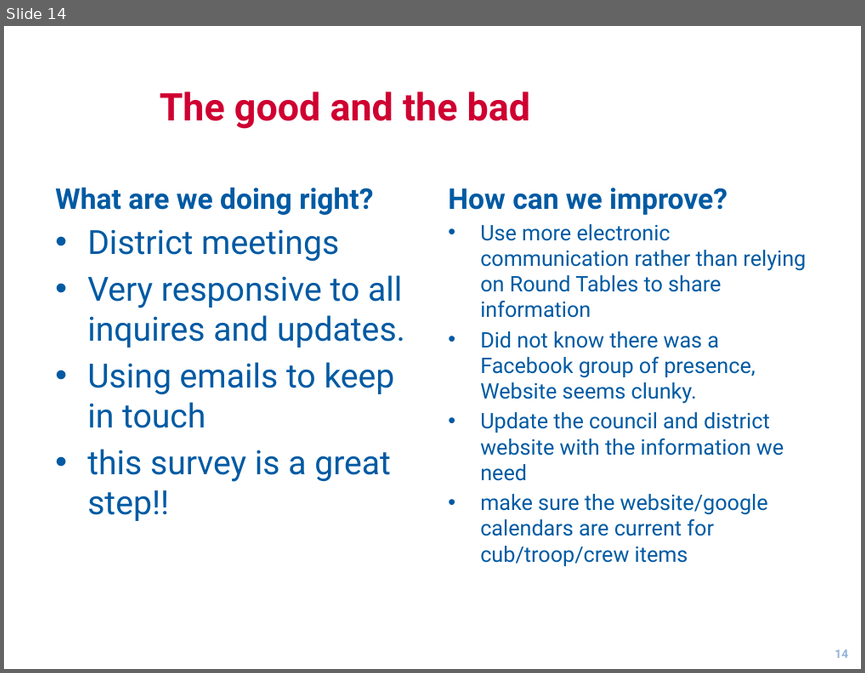
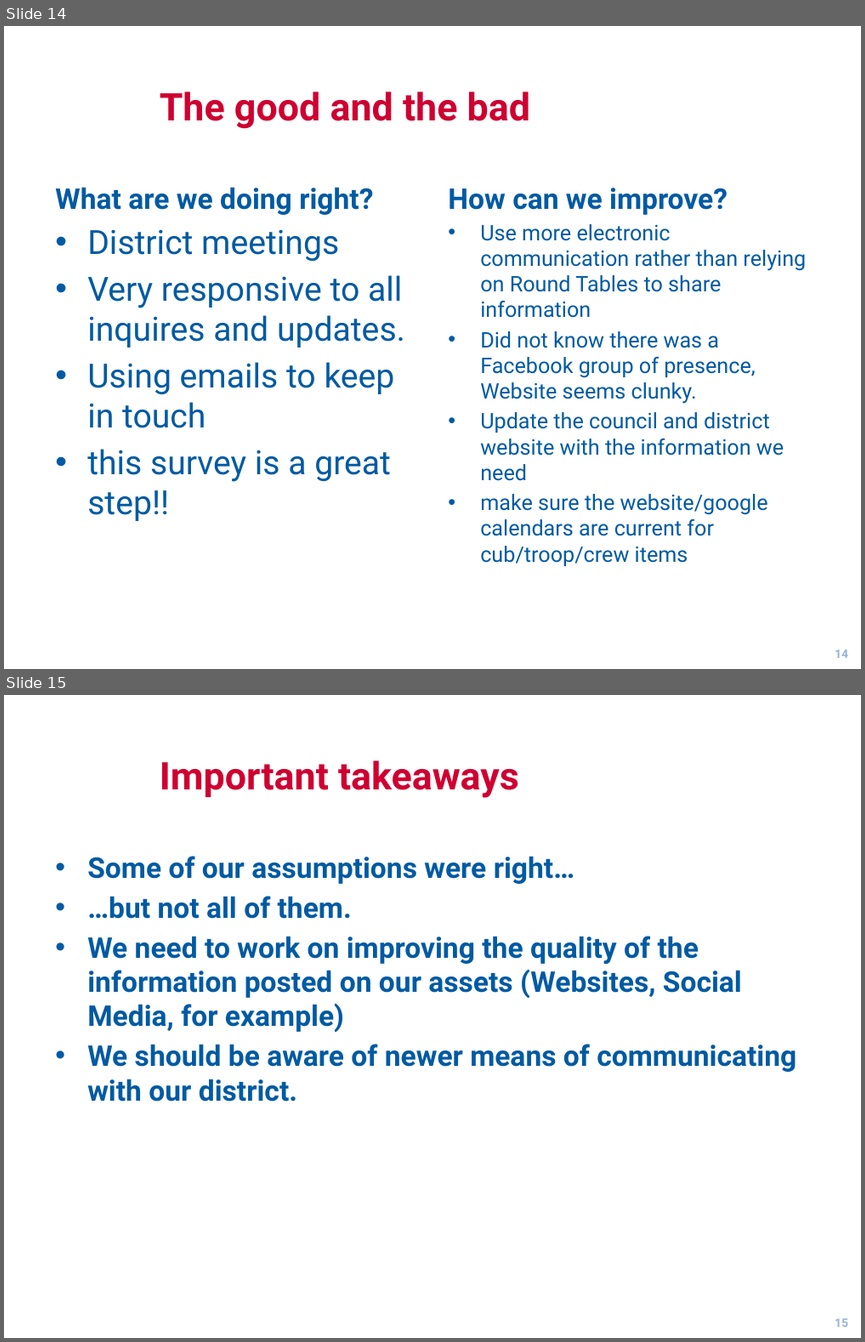
Before and after one commit to gsogeek/Scouting, a slide deck: Docs/District/Communications/Communications Survey Presentation.pptx. Shown one above the other, each under a label of ours: slide 14 before the commit, slides 14 and 15 after it. The pictures are 865x673 and 865x1342 pixels, drawn with LibreOffice and Linux fonts; fonts in the diff are those of the drawing; background and template pictures are left out. Boxes give left, top, right and bottom in pixels: in the first picture for what was removed or moved away, otherwise in the second. Text is boxed around its words. In the diff, an @@ line names an element or a change of style, - is before the commit and + after.

Commit message:
completed presentation for district meeting

```diff
--- a/Docs/District/Communications/Communications Survey Presentation.pptx
+++ b/Docs/District/Communications/Communications Survey Presentation.pptx
@@ slide 15 added at bbox=[4, 695, 861, 1338], background #FFFFFF @@
@@ title added at bbox=[160, 760, 519, 798], 32 pt, text #CF0031, bold @@
+Important takeaways
@@ text added at bbox=[87, 856, 796, 1101], 24 pt, text #005AA3, bold @@
+• Some of our assumptions were right…
+• …but not all of them.
+• We need to work on improving the quality of the information posted on our assets (Websites, Social Media, for example)
+• We should be aware of newer means of communicating with our district.
@@ page number added at bbox=[834, 1318, 848, 1327], 10 pt, text #95B3D7, bold @@
+15
```
Also in this commit, not shown: 12 slides changed.
